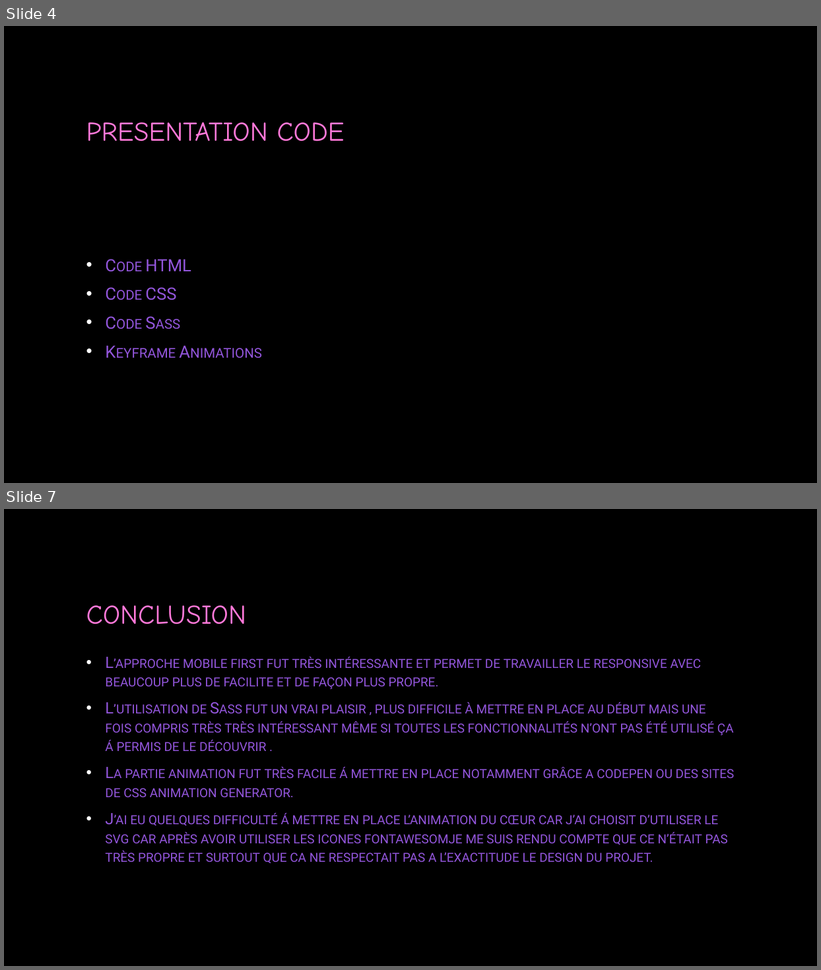
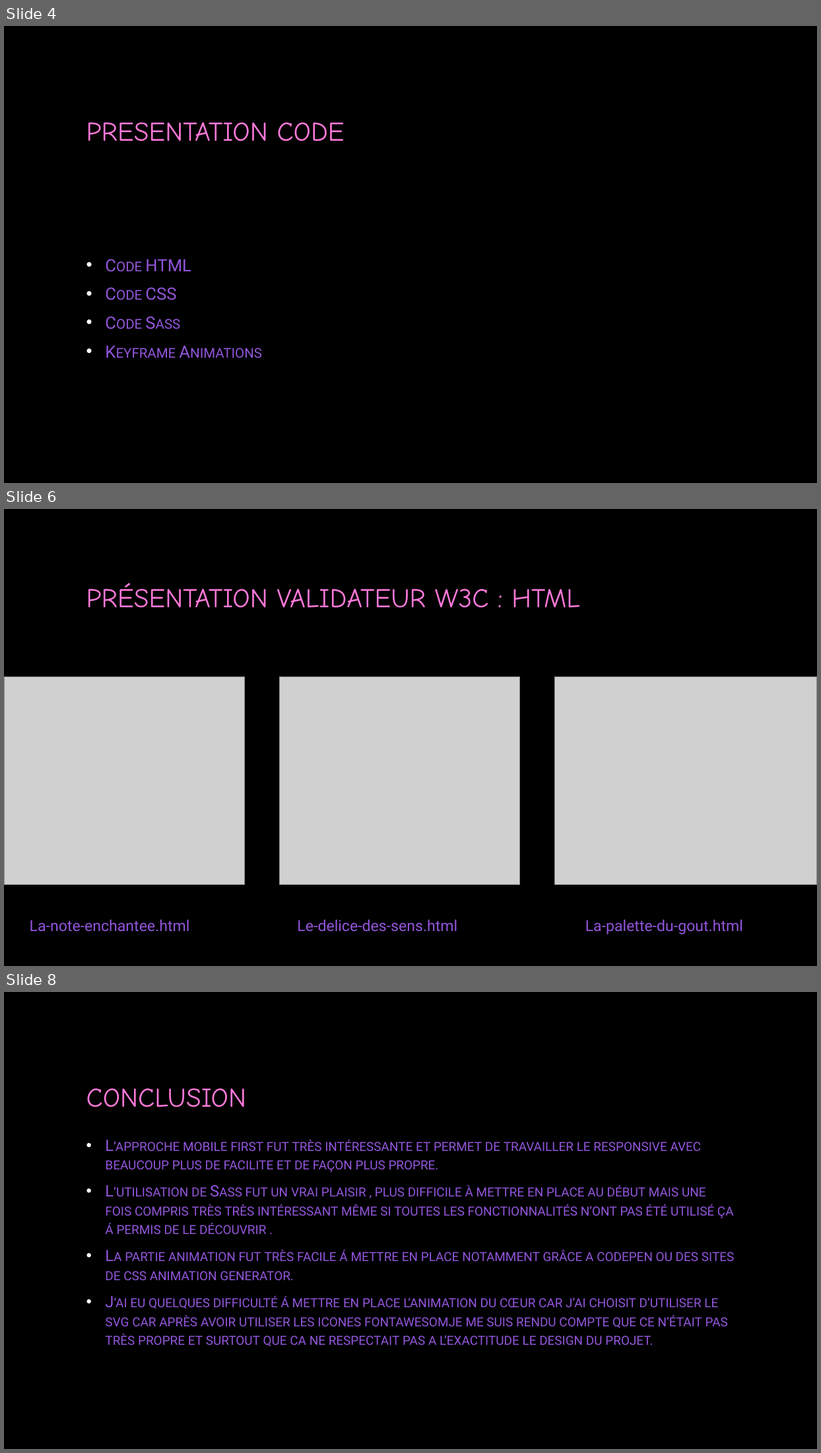
Before and after one commit to julescynamon/CYNAMONJules_3_19102021, a slide deck: PrésentationProjet 3.pptx. Shown one above the other, each under a label of ours: slides 4 and 7 before the commit, slides 4, 6 and 8 after it; the slides between them are not shown. The pictures are 821x970 and 821x1453 pixels, drawn with LibreOffice and Linux fonts; fonts in the diff are those of the drawing; grey boxes stand for pictures; background and template pictures are left out. Boxes give left, top, right and bottom in pixels: in the first picture for what was removed or moved away, otherwise in the second. Text is boxed around its words. In the diff, an @@ line names an element or a change of style, - is before the commit and + after.

```diff
--- a/PrésentationProjet 3.pptx
+++ b/PrésentationProjet 3.pptx
@@ slide 6 added at [4,509,817,966], background picture (left out) @@
@@ title added at [86,584,580,608], 32 pt, text #FF79DA @@
+PRÉSENTATION VALIDATEUR W3C : HTML
@@ picture added at [4,677,244,885] @@
@@ picture added at [279,677,519,885] @@
@@ picture added at [555,677,817,885] @@
@@ text added at [30,920,190,932], 18 pt, text #9356DC @@
+La-note-enchantee.html
@@ text added at [297,920,457,932], 18 pt, text #9356DC @@
+Le-delice-des-sens.html
@@ text added at [585,920,743,935], 18 pt, text #9356DC @@
+La-palette-du-gout.html
@@ what was slide 7 is now slide 8 @@
```
Also in this commit, not shown: 3 slides changed, 12 other files.
